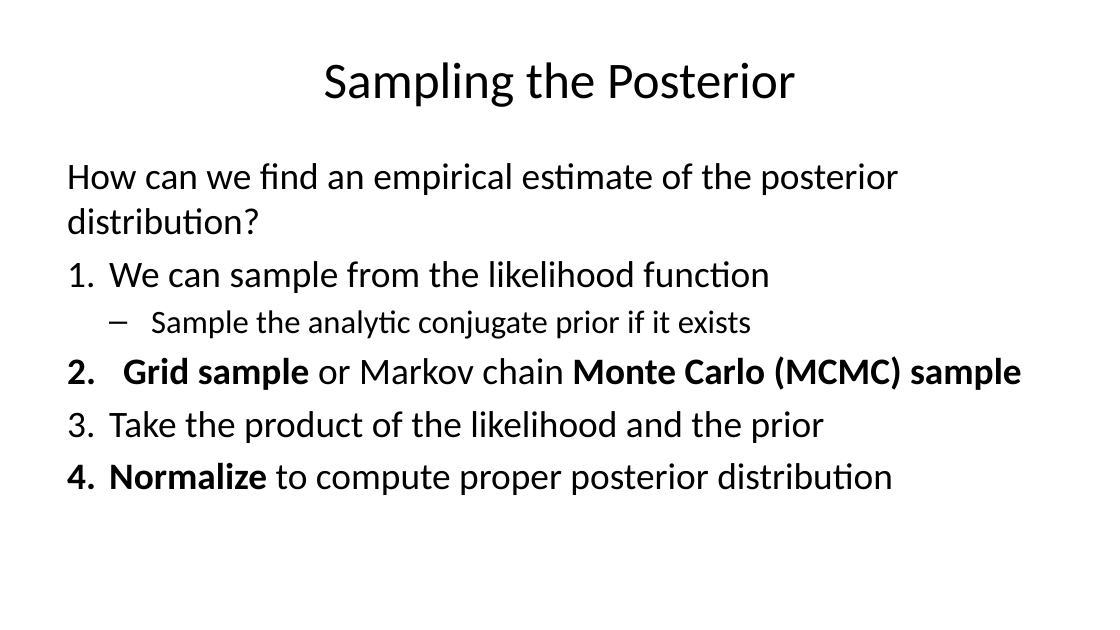
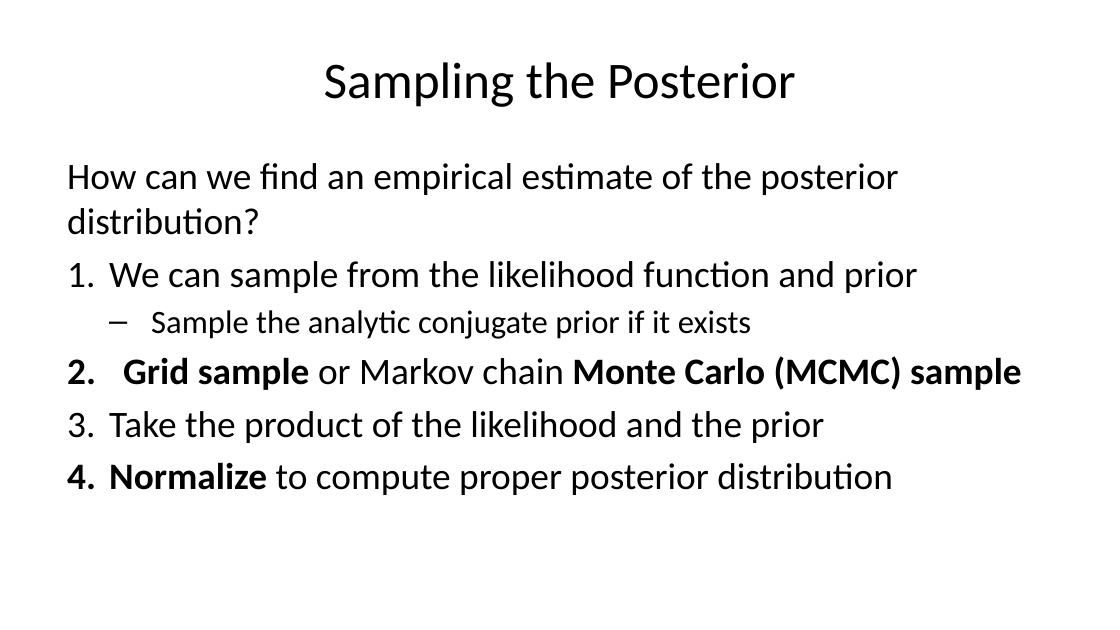
Before and after one commit to StephenElston/CSCI-E-83, a slide deck: slide 37 of LectureSlides/07_IntroductionToBayesModels.pptx. Drawn at 1120x630 pixels with LibreOffice and Linux fonts; fonts in the diff are those of the drawing. Boxes give left, top, right and bottom in pixels: in the first picture for what was removed or moved away, otherwise in the second. Text is boxed around its words. In the diff, an @@ line names an element or a change of style, - is before the commit and + after.

```diff
--- a/LectureSlides/07_IntroductionToBayesModels.pptx
+++ b/LectureSlides/07_IntroductionToBayesModels.pptx
@@ text at [109, 261, 918, 293]: text changed @@
-1. We can sample from the likelihood function
+1. We can sample from the likelihood function and prior
```
Also in this commit, not shown: 8 other slides changed.
